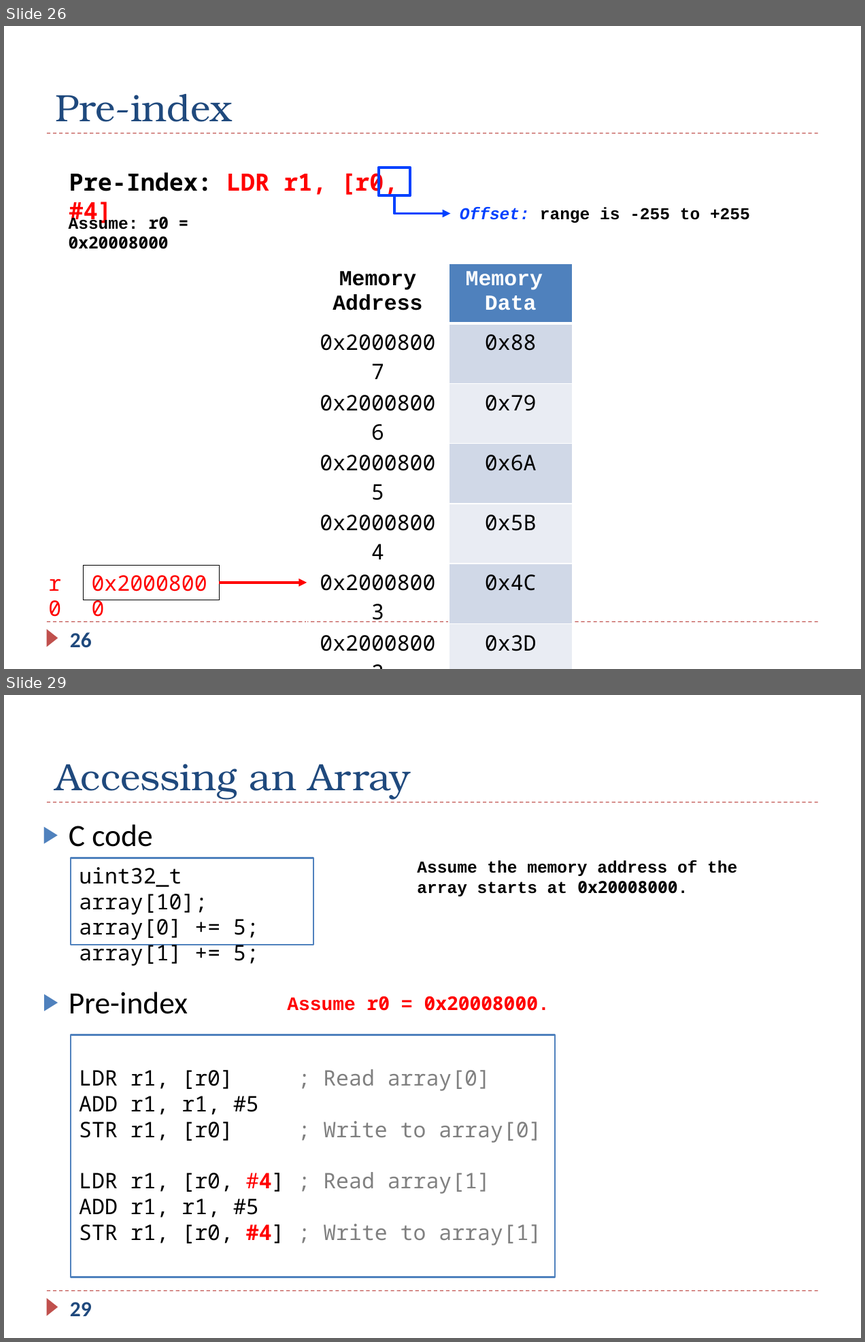
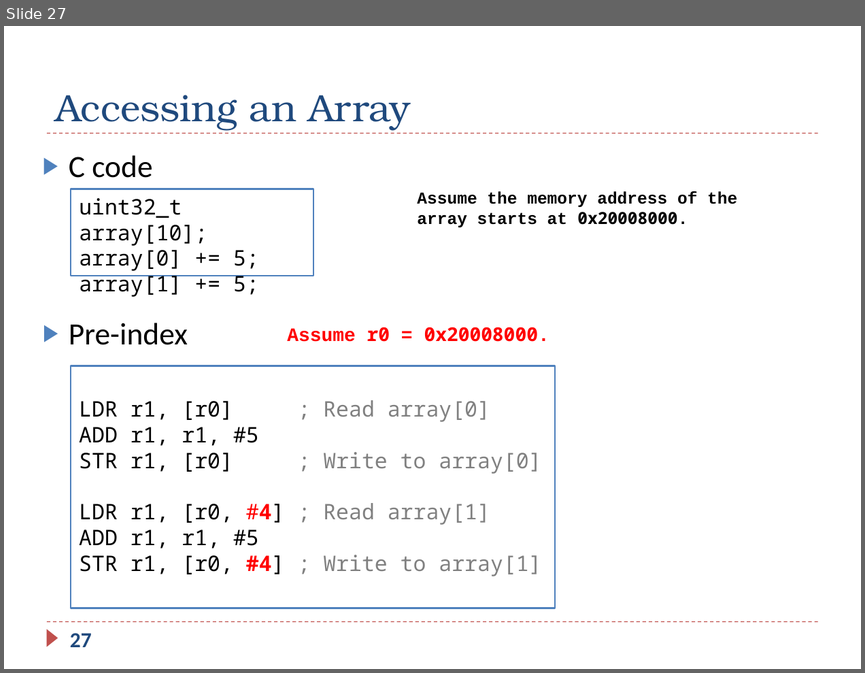
Before and after one commit to guhofstra/CSC111Sp26, a slide deck: PPTs/Ch5_ARM_Load_Store.pptx. Shown one above the other, each under a label of ours: slides 26 and 29 before the commit, slide 27 after it; the slides between them are not shown. The pictures are 865x1342 and 865x673 pixels, drawn with LibreOffice and Linux fonts; fonts in the diff are those of the drawing. Boxes give left, top, right and bottom in pixels: in the first picture for what was removed or moved away, otherwise in the second. Text is boxed around its words. In the diff, an @@ line names an element or a change of style, - is before the commit and + after.

```diff
--- a/PPTs/Ch5_ARM_Load_Store.pptx
+++ b/PPTs/Ch5_ARM_Load_Store.pptx
@@ slide 26 removed at bbox=[4, 26, 861, 669], background #FFFFFF; not listed: 3 template elements that a slide beside it also shows @@
@@ title removed at bbox=[55, 94, 231, 122] @@
-Pre-index
@@ rectangle removed at bbox=[379, 167, 410, 195] @@
@@ text removed at bbox=[69, 169, 398, 227] @@
-Pre-Index: LDR r1, [r0, #4]
@@ elbow arrow removed from (394, 195) to (450, 214) @@
@@ text removed at bbox=[460, 208, 750, 223] @@
-Offset: range is -255 to +255
@@ text removed at bbox=[69, 216, 169, 249] @@
-Assume: r0 = 0x20008000
@@ table removed at bbox=[307, 263, 572, 654], 9 rows, 2 columns @@
-Memory Address | Memory / Data
-0x20008007 | 0x88
-0x20008006 | 0x79
-0x20008005 | 0x6A
-0x20008004 | 0x5B
-0x20008003 | 0x4C
-0x20008002 | 0x3D
-0x20008001 | 0x2E
-0x20008000 | 0x1F
@@ text removed at bbox=[40, 565, 81, 599] @@
-r0
@@ rectangle removed at bbox=[83, 565, 219, 599] @@
-0x20008000
@@ arrow removed from (219, 582) to (307, 582) @@
@@ page number removed at bbox=[70, 632, 92, 648] @@
-26
@@ what was slide 29 is now slide 27 @@
@@ page number at bbox=[70, 633, 92, 647]: text changed @@
-29
+27
```
Also in this commit, not shown: 4 slides changed, 4 other slides removed, 4 other files.
